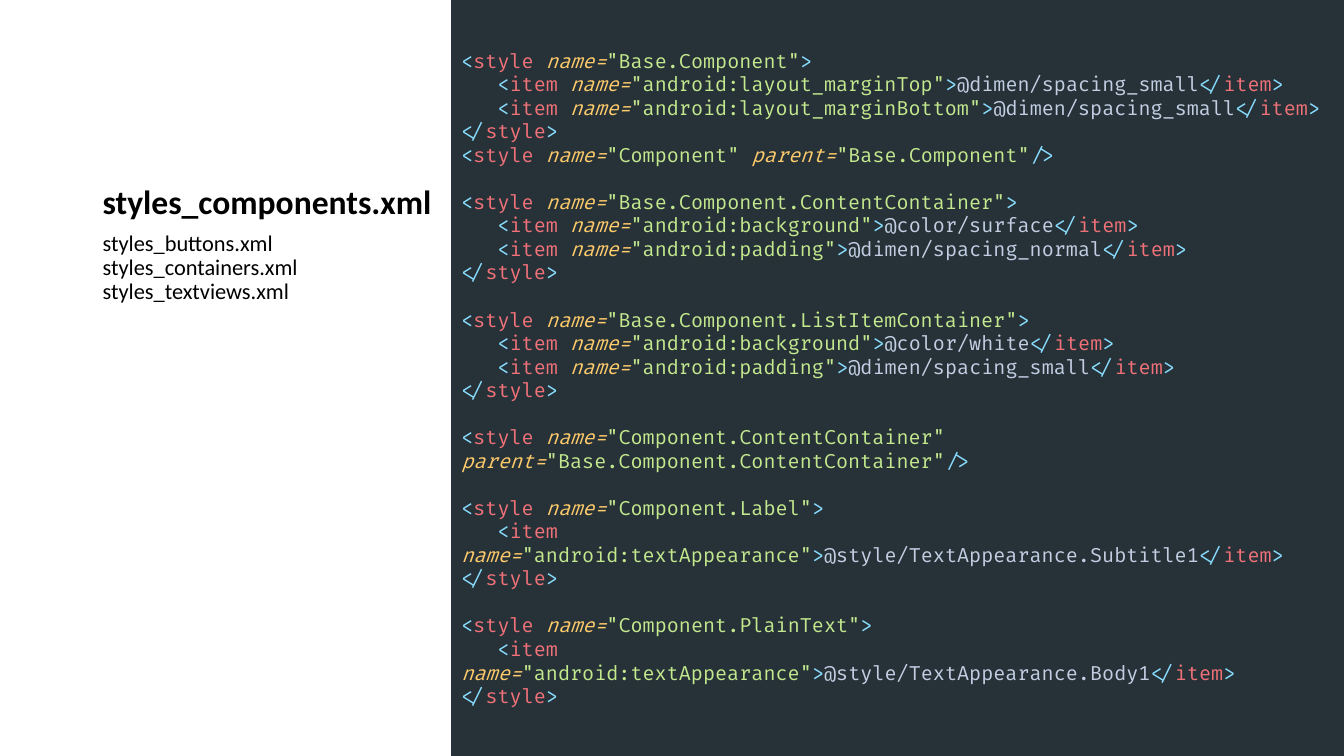
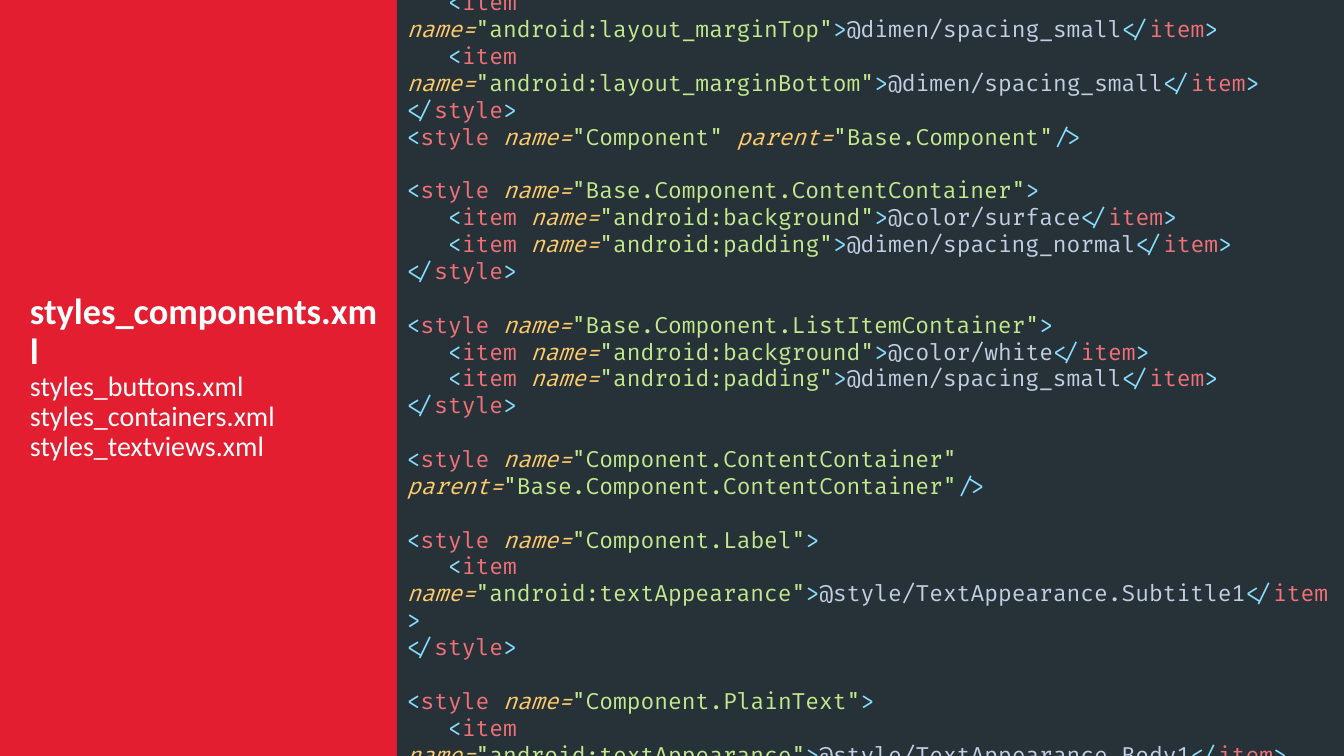
Before and after one commit to ZebanNikolay/android-style-best-practices, a slide deck: slide 22 of Styles and Themes in Android.pptm (slide 19 before the commit). Drawn at 1344x756 pixels with LibreOffice and Linux fonts; fonts in the diff are those of the drawing. Boxes give left, top, right and bottom in pixels: in the first picture for what was removed or moved away, otherwise in the second. Text is boxed around its words. In the diff, an @@ line names an element or a change of style, - is before the commit and + after.

```diff
--- a/Styles and Themes in Android.pptm
+++ b/Styles and Themes in Android.pptm
@@ title "styles_components.xml styles_buttons.xml styles_containers.x ...": place and size @@
-title "styles_components.xml styles_buttons.xml styles_containers.x ..." at [103,235,298,303]
+title "styles_components.xml styles_buttons.xml styles_containers.x ..." at [0,0,397,756]
@@ title "styles_components.xml styles_buttons.xml styles_containers.x ..." at [0,0,397,756]: vertical alignment top to middle; fill none to #E21E30 @@
@@ text "<style name="Base.Component"> <item name="android:layout_mar ...": place and size @@
-text "<style name="Base.Component"> <item name="android:layout_mar ..." at [452,0,1344,756]
+text "<style name="Base.Component"> <item name="android:layout_mar ..." at [397,0,1344,756]
@@ text "<style name="Base.Component"> <item name="android:layout_mar ..." at [397,0,1344,756]: size 14 to 16 pt @@
@@ title removed at [103,190,432,220] @@
-styles_components.xml
@@ title at [30,298,377,461]: text changed; size 16 to 20 pt; text colour #000000 to #FFFFFF @@
-styles_buttons.xml
-styles_containers.xml
-styles_textviews.xml
+styles_components.xml
+styles_buttons.xml
+styles_containers.xml
+styles_textviews.xml
```
Also in this commit, not shown: 21 other slides changed, 4 slides added, 2 slides removed.
